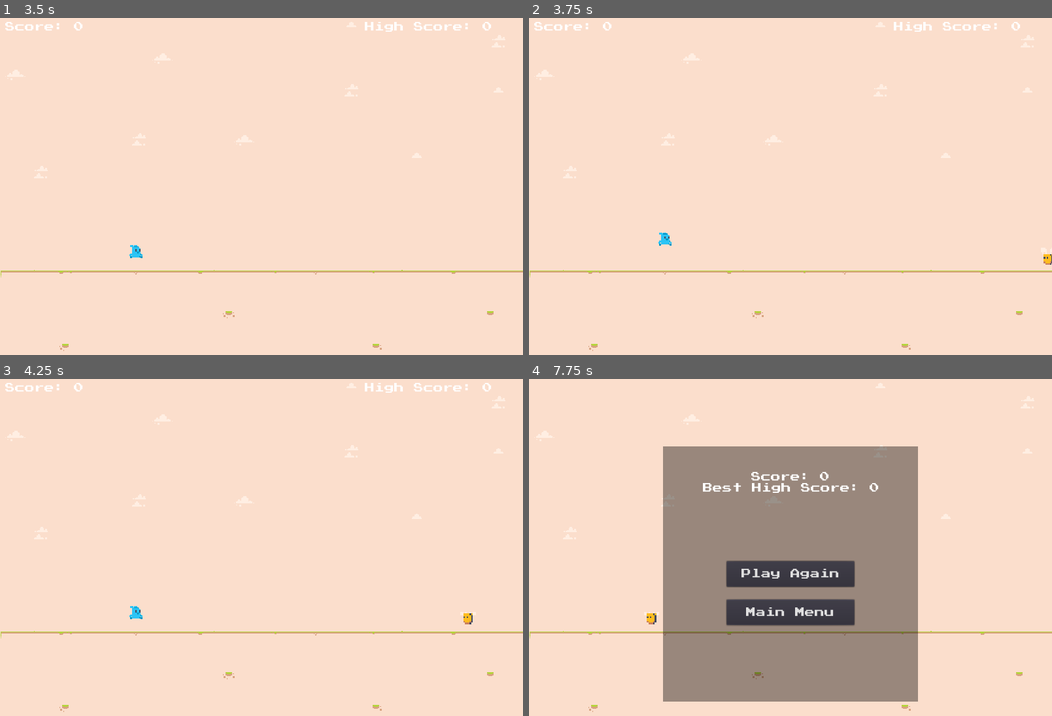
Above: before the commit, frames 1-4 (two rows, left to right).
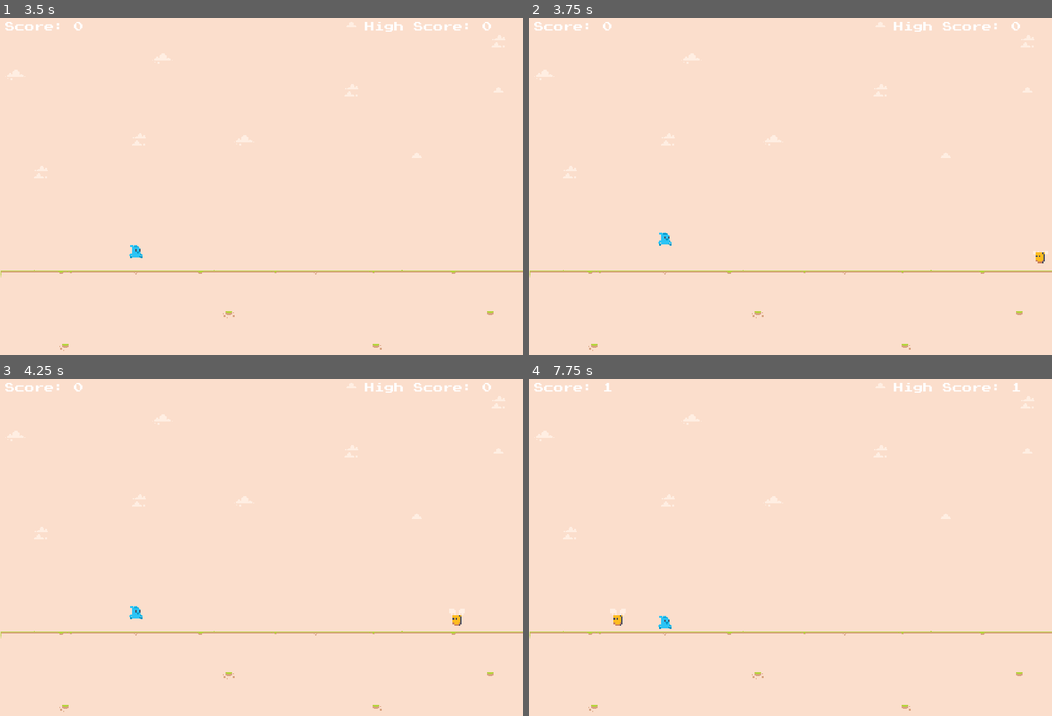
Above: after the commit, the same moments.

Repository: SageCreations/endlessrunner
Game: Godot game, scene res://levels/main.tscn
Same seed, same stepped clock (60 frames per second), same inputs: the game is played once before the commit and once after it.
Inputs (mouse positions are in pixels of both pictures, inside the frame that each line leads up to):
- Up to frame 1 (3.5 s): click "Play" at 0.5 s; tap Enter at 1.25 s; tap W (jump) at 1.35, 1.52, 1.82, 2.1, 2.27, 2.57, 2.85 s
- Up to frame 2 (3.75 s): tap W (jump) at 3.6 s
- Up to frame 3 (4.25 s): tap W (jump) at 3.77, 4.07 s
- Up to frame 4 (7.75 s): tap W (jump) at 4.35, 4.52, 4.82, 5.85, 6.02, 6.32, 6.6 s; tap Escape (pause) at 4.9 s; click "Resume" at 5 s; click (790, 574) at 7.25 s, where only the run after the commit has a clickable "Play Again"

Frame 1 is identical in both runs. In frame 2, 0.1% of the frame differs, in the area x 96-100%, y 69-74%; in frame 3, 0.1%; in frame 4, 37%, in the area x 1-94%, y 1-96%.

Commit message:
finished the game, just needs html export

Diff:
--- a/levels/main.tscn
+++ b/levels/main.tscn
@@ -8,6 +8,10 @@
 [ext_resource path="res://prefabs/playing_menu.tscn" type="PackedScene" id=6]
 [ext_resource path="res://prefabs/lose_menu.tscn" type="PackedScene" id=7]
 [ext_resource path="res://prefabs/pause_menu.tscn" type="PackedScene" id=8]
+[ext_resource path="res://prefabs/enemy_two.tscn" type="PackedScene" id=9]
+[ext_resource path="res://prefabs/enemy_three.tscn" type="PackedScene" id=10]
+[ext_resource path="res://assets/251461__joshuaempyre__arcade-music-loop.wav" type="AudioStream" id=11]
+[ext_resource path="res://scripts/music.gd" type="Script" id=12]
 
 [sub_resource type="RectangleShape2D" id=1]
 extents = Vector2( 58.5, 369.5 )
@@ -17,7 +21,7 @@
 
 [node name="main" type="Node"]
 script = ExtResource( 1 )
-enemies = [ ExtResource( 2 ) ]
+enemies = [ ExtResource( 2 ), ExtResource( 9 ), ExtResource( 10 ) ]
 
 [node name="bg" type="TileMap" parent="."]
 scale = Vector2( 2, 2 )
@@ -36,7 +40,8 @@
 cell_size = Vector2( 16, 16 )
 show_collision = true
 collision_use_kinematic = true
-collision_mask = 3
+collision_layer = 9
+collision_mask = 11
 format = 1
 tile_data = PoolIntArray( 1966084, 4, 0, 1966106, 4, 0, 1966129, 4, 0, 1966158, 4, 0, 2031616, 20, 0, 2031617, 8, 0, 20 …(1179 unchanged characters)…
 
@@ -72,6 +77,12 @@
 
 [node name="pause_menu" parent="." instance=ExtResource( 8 )]
 
+[node name="music" type="AudioStreamPlayer" parent="."]
+pause_mode = 2
+stream = ExtResource( 11 )
+autoplay = true
+script = ExtResource( 12 )
+
 [connection signal="body_entered" from="garbage_collection" to="." method="_on_garbage_collection_body_entered"]
 [connection signal="timeout" from="spawn_timer" to="." method="_on_spawn_timer_timeout"]
 [connection signal="body_entered" from="score_keeper" to="." method="_on_score_keeper_body_entered"]
--- a/prefabs/enemy_one.tscn
+++ b/prefabs/enemy_one.tscn
@@ -32,13 +32,18 @@
 [node name="AnimatedSprite" type="AnimatedSprite" parent="."]
 frames = SubResource( 2 )
 animation = "walk"
+frame = 1
 playing = true
 flip_h = true
 
 [node name="Area2D" type="Area2D" parent="."]
 
-[node name="CollisionShape2D2" type="CollisionShape2D" parent="Area2D"]
+[node name="CollisionShape2D" type="CollisionShape2D" parent="Area2D"]
 position = Vector2( -0.333333, 1.66667 )
 shape = SubResource( 4 )
 
+[node name="switch_dir_timer" type="Timer" parent="."]
+one_shot = true
+
 [connection signal="body_entered" from="Area2D" to="." method="_on_Area2D_body_entered"]
+[connection signal="timeout" from="switch_dir_timer" to="." method="_on_switch_dir_timer_timeout"]
--- /dev/null
+++ b/prefabs/enemy_three.tscn
@@ -0,0 +1,45 @@
+[gd_scene load_steps=7 format=2]
+
+[ext_resource path="res://assets/Tiles/tile_0054.png" type="Texture" id=1]
+[ext_resource path="res://assets/Tiles/tile_0053.png" type="Texture" id=2]
+[ext_resource path="res://scripts/enemy.gd" type="Script" id=3]
+
+[sub_resource type="RectangleShape2D" id=1]
+extents = Vector2( 5, 6 )
+
+[sub_resource type="SpriteFrames" id=2]
+animations = [ {
+"frames": [ ExtResource( 2 ), ExtResource( 1 ) ],
+"loop": true,
+"name": "walk",
+"speed": 5.0
+} ]
+
+[sub_resource type="CircleShape2D" id=3]
+radius = 4.0
+
+[node name="enemy" type="KinematicBody2D"]
+scale = Vector2( 2, 2 )
+z_index = 10
+collision_layer = 8
+collision_mask = 8
+script = ExtResource( 3 )
+flying_type = true
+
+[node name="CollisionShape2D" type="CollisionShape2D" parent="."]
+shape = SubResource( 1 )
+
+[node name="AnimatedSprite" type="AnimatedSprite" parent="."]
+frames = SubResource( 2 )
+animation = "walk"
+frame = 1
+playing = true
+flip_h = true
+
+[node name="Area2D" type="Area2D" parent="."]
+
+[node name="CollisionShape2D" type="CollisionShape2D" parent="Area2D"]
+position = Vector2( -0.333333, 1.66667 )
+shape = SubResource( 3 )
+
+[connection signal="body_entered" from="Area2D" to="." method="_on_Area2D_body_entered"]
--- /dev/null
+++ b/prefabs/enemy_two.tscn
@@ -0,0 +1,45 @@
+[gd_scene load_steps=7 format=2]
+
+[ext_resource path="res://assets/Tiles/tile_0056.png" type="Texture" id=1]
+[ext_resource path="res://assets/Tiles/tile_0055.png" type="Texture" id=2]
+[ext_resource path="res://scripts/enemy.gd" type="Script" id=3]
+
+[sub_resource type="RectangleShape2D" id=2]
+extents = Vector2( 5.5, 3.5 )
+
+[sub_resource type="SpriteFrames" id=1]
+animations = [ {
+"frames": [ ExtResource( 2 ), ExtResource( 1 ) ],
+"loop": true,
+"name": "walk",
+"speed": 5.0
+} ]
+
+[sub_resource type="RectangleShape2D" id=3]
+extents = Vector2( 5.5, 3.5 )
+
+[node name="enemy" type="KinematicBody2D"]
+scale = Vector2( 2, 2 )
+z_index = 10
+collision_layer = 8
+collision_mask = 8
+script = ExtResource( 3 )
+grounded_type = true
+
+[node name="CollisionShape2D" type="CollisionShape2D" parent="."]
+position = Vector2( -0.5, 4.5 )
+shape = SubResource( 2 )
+
+[node name="AnimatedSprite" type="AnimatedSprite" parent="."]
+frames = SubResource( 1 )
+animation = "walk"
+playing = true
+flip_h = true
+
+[node name="Area2D" type="Area2D" parent="."]
+
+[node name="CollisionShape2D" type="CollisionShape2D" parent="Area2D"]
+position = Vector2( -0.5, 4.5 )
+shape = SubResource( 3 )
+
+[connection signal="body_entered" from="Area2D" to="." method="_on_Area2D_body_entered"]
--- a/prefabs/pause_menu.tscn
+++ b/prefabs/pause_menu.tscn
@@ -41,4 +41,29 @@
 theme = ExtResource( 1 )
 text = "Resume"
 
+[node name="Label2" type="Label" parent="ColorRect"]
+anchor_left = 0.5
+anchor_top = 0.5
+anchor_right = 0.5
+anchor_bottom = 0.5
+margin_left = -60.0
+margin_top = 90.0
+margin_right = 60.0
+margin_bottom = 10.0
+theme = ExtResource( 1 )
+text = "Volume"
+
+[node name="HSlider" type="HSlider" parent="ColorRect"]
+anchor_left = 0.5
+anchor_top = 0.5
+anchor_right = 0.5
+anchor_bottom = 0.5
+margin_left = -150.0
+margin_top = 130.0
+margin_right = 150.0
+margin_bottom = 8.0
+min_value = -50.0
+max_value = 10.0
+
 [connection signal="pressed" from="ColorRect/resume_button" to="." method="_on_resume_button_pressed"]
+[connection signal="value_changed" from="ColorRect/HSlider" to="." method="_on_HSlider_value_changed"]
--- a/prefabs/player.tscn
+++ b/prefabs/player.tscn
@@ -1,8 +1,10 @@
-[gd_scene load_steps=6 format=2]
+[gd_scene load_steps=8 format=2]
 
 [ext_resource path="res://assets/Tiles/tile_0045.png" type="Texture" id=1]
 [ext_resource path="res://assets/Tiles/tile_0046.png" type="Texture" id=2]
 [ext_resource path="res://scripts/player.gd" type="Script" id=3]
+[ext_resource path="res://scripts/music.gd" type="Script" id=4]
+[ext_resource path="res://assets/633246__aesterial-arts__arcade-jump.wav" type="AudioStream" id=5]
 
 [sub_resource type="SpriteFrames" id=2]
 animations = [ {
@@ -32,10 +34,13 @@
 [node name="AnimatedSprite" type="AnimatedSprite" parent="."]
 frames = SubResource( 2 )
 animation = "walk"
+frame = 1
 playing = true
 
 [node name="CollisionShape2D" type="CollisionShape2D" parent="."]
 position = Vector2( -0.5, 1 )
 shape = SubResource( 1 )
 
-[node name="jump_sound" type="AudioStreamPlayer2D" parent="."]
+[node name="jump" type="AudioStreamPlayer" parent="."]
+stream = ExtResource( 5 )
+script = ExtResource( 4 )
--- a/scripts/enemy.gd
+++ b/scripts/enemy.gd
@@ -8,23 +8,33 @@
 export var static_type : bool
 export var grounded_type : bool
 
+
+var dir = true
+
 # Called when the node enters the scene tree for the first time.
 func _ready():
 	print_debug("Xpos: " + str(position.x) + "      Ypos: " + str(position.y))
 
-func _physics_process(delta):
+
+	randomize()
+	main_data.set_speed_multiplier(rand_range(1.0, 1.7))
 
 
+
+func _physics_process(delta):
 	if (flying_type):
-		#specific stuff for flying enemies
 		pass
+		#if ($switch_dir_timer.is_stopped()):
+		#	$switch_dir_timer.start()
+		#if (dir):
+		#	y_vel += 50*  sin(1 * delta) + 2
+		#else:
+		#	y_vel -=  2*(50*sin(1 * delta) + 2)
 	elif (static_type):
-		#specific stuff for static objects
-		pass
-	elif (grounded_type):
-		#specific stuff for grounded enemies
 		pass
 
+	elif (grounded_type):
+		y_vel += main_data.get_gravity()
 
 	x_vel = main_data.get_speed() * main_data.get_speed_multiplier()
 	move_and_slide(Vector2(x_vel, y_vel), Vector2(0, -1))
@@ -39,3 +49,7 @@
 func _on_Area2D_body_entered(body):
 	if (body.get_name() == "Player"):
 		main_data.set_game_state(main_data.game_state.dead)
+
+
+func _on_switch_dir_timer_timeout():
+	dir = !dir
--- a/scripts/main.gd
+++ b/scripts/main.gd
@@ -58,13 +58,7 @@
 
 
 
-# TODO: have global multiplier for increasing diffulculty
 
-
-# TODO: create a timer system for the spawning
-
-
-# TODO: randomly spawn the objects from the corresponding array name
 func spawn_enemies():
 	randomize()
 	var i = rng.randi_range(0, enemies.size()-1)
--- a/scripts/main_data.gd
+++ b/scripts/main_data.gd
@@ -45,3 +45,7 @@
 func set_pause_status(var x : bool):
 	pause = x
 	if (x == false): set_has_state_started(false)
+
+var volume : float = 0.0
+func get_volume(): return volume
+func set_volume(var x : float): volume = x
--- /dev/null
+++ b/scripts/music.gd
@@ -0,0 +1,6 @@
+extends AudioStreamPlayer
+
+
+# Called every frame. 'delta' is the elapsed time since the previous frame.
+func _process(delta):
+	set_deferred("volume_db", main_data.get_volume())
--- a/scripts/pause_menu.gd
+++ b/scripts/pause_menu.gd
@@ -19,3 +19,7 @@
 func _on_resume_button_pressed():
 	main_data.set_game_state(main_data.game_state.playing)
 	get_tree().paused = !get_tree().paused
+
+
+func _on_HSlider_value_changed(value):
+	main_data.set_volume(value)
--- a/scripts/player.gd
+++ b/scripts/player.gd
@@ -25,7 +25,7 @@
 		y_vel = 1
 		if(Input.is_action_just_pressed("jump")):
 			y_vel = -jump_force
-			$jump_sound.play()
+			$jump.play()
 	else:
 		$AnimatedSprite.play("in_air")
 
Not shown, added: assets/251461__joshuaempyre__arcade-music-loop.wav.import
Not shown, added: assets/633246__aesterial-arts__arcade-jump.wav.import
Not shown: 1 places in levels/main.tscn that only renumber resources
Not shown, added: assets/251461__joshuaempyre__arcade-music-loop.wav
Not shown, added: assets/633246__aesterial-arts__arcade-jump.wav
